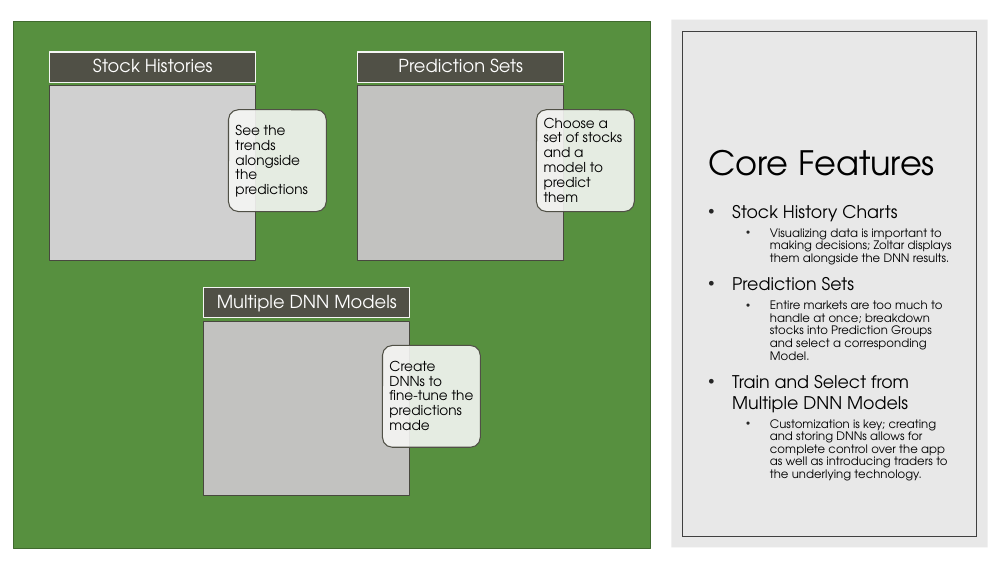
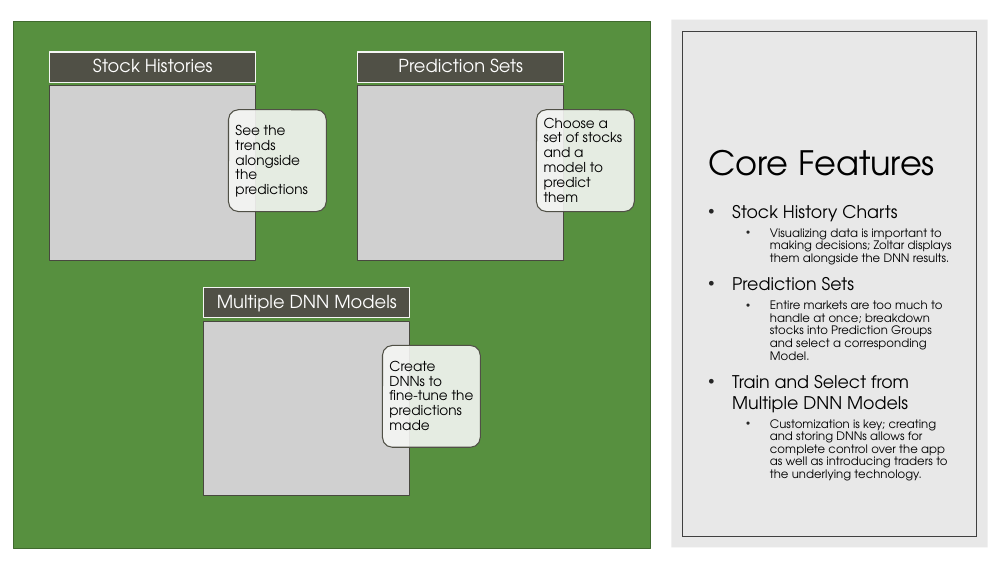
Before and after one commit to gmgoodale/Team19-Zoltar-Stock-Trader, a slide deck: slide 6 of Presentation/Zoltar Stock App.pptx (slide 4 before the commit). Drawn at 1008x567 pixels with LibreOffice and Linux fonts; fonts in the diff are those of the drawing; grey boxes stand for pictures. Boxes give left, top, right and bottom in pixels: in the first picture for what was removed or moved away, otherwise in the second. Text is boxed around its words. In the diff, an @@ line names an element or a change of style, - is before the commit and + after.

```diff
--- a/Presentation/Zoltar Stock App.pptx
+++ b/Presentation/Zoltar Stock App.pptx
@@ rectangle removed at (358,85,564,260) @@
@@ picture added at (358,85,564,260) @@
@@ rectangle removed at (204,321,411,496) @@
@@ picture added at (204,321,411,496) @@
```
Also in this commit, not shown: 1 other slide changed, 3 slides added.
